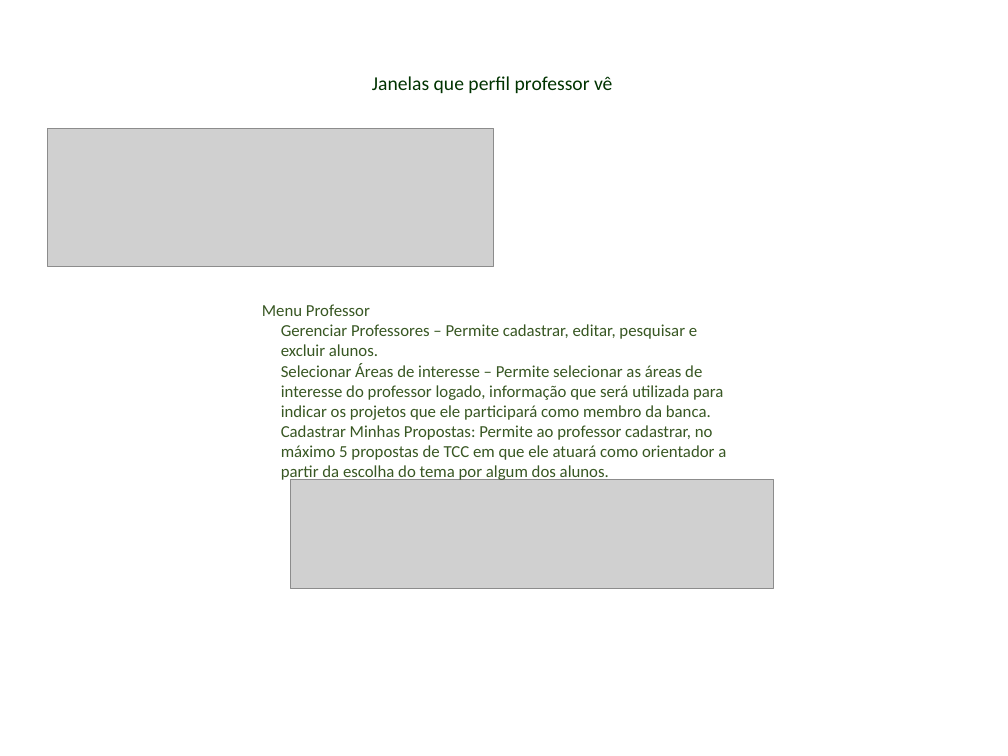
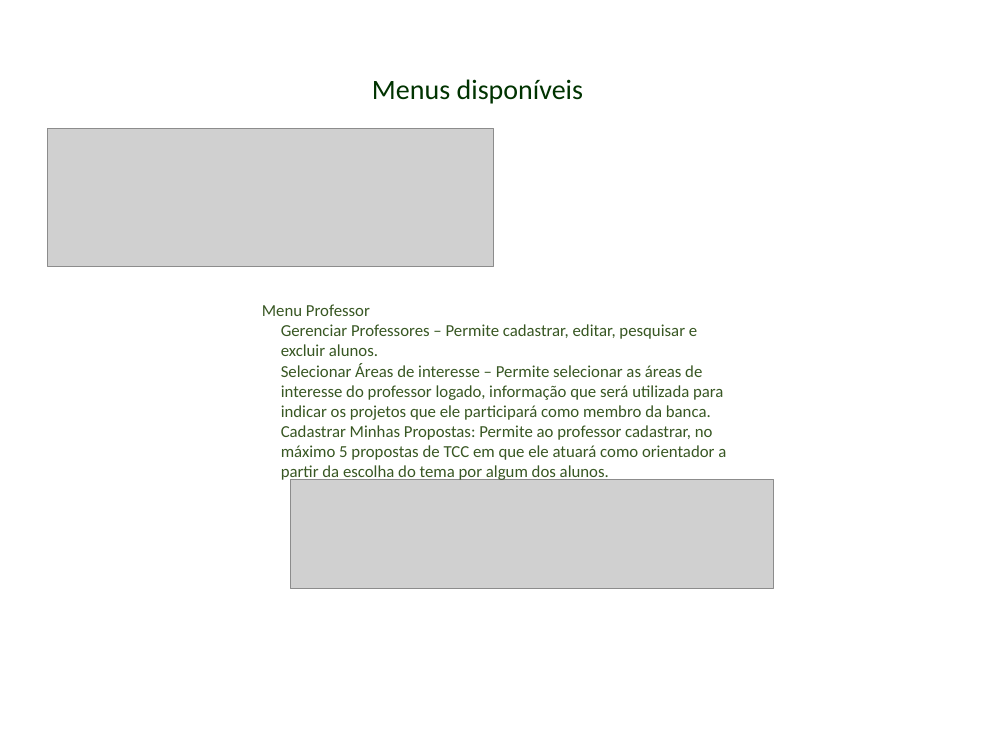
Before and after one commit to Alexandresl/trabalho-java, a slide deck: slide 16 of manual java.odp. Drawn at 1008x756 pixels with LibreOffice and Linux fonts; fonts in the diff are those of the drawing; grey boxes stand for pictures; background and template pictures are left out. Boxes give left, top, right and bottom in pixels: in the first picture for what was removed or moved away, otherwise in the second. Text is boxed around its words. In the diff, an @@ line names an element or a change of style, - is before the commit and + after.

```diff
--- a/manual java.odp
+++ b/manual java.odp
@@ text at box(372, 79, 583, 104): text changed; size 14 to 20 pt @@
-Janelas que perfil professor vê
+Menus disponíveis
```
Also in this commit, not shown: 9 other slides changed, 2 slides added, 14 other files.
